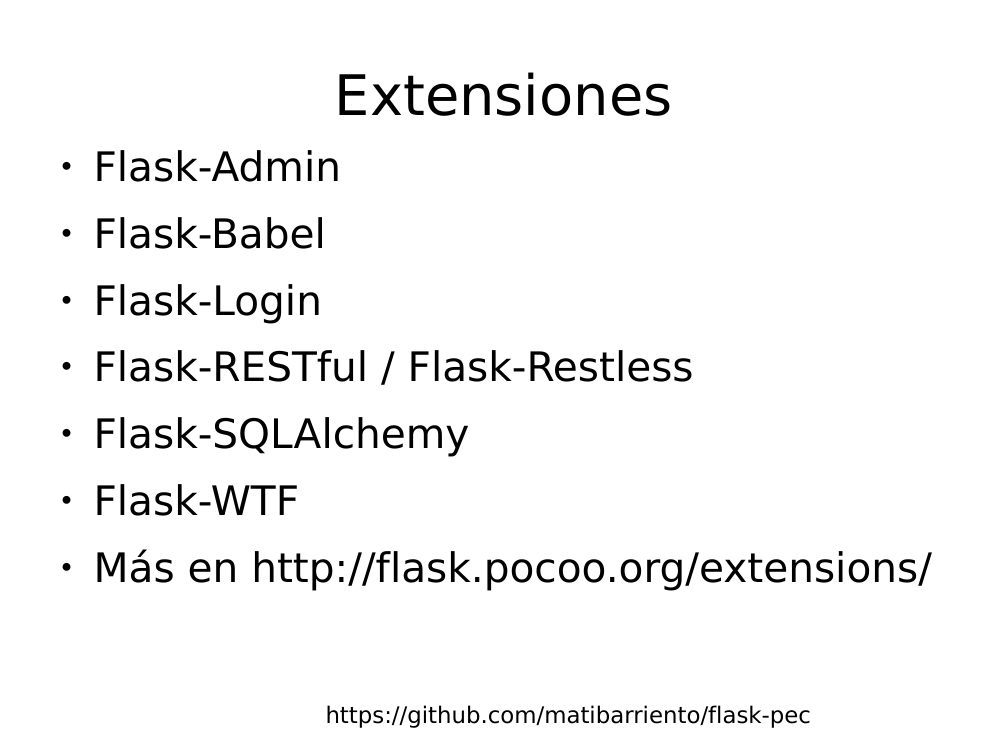
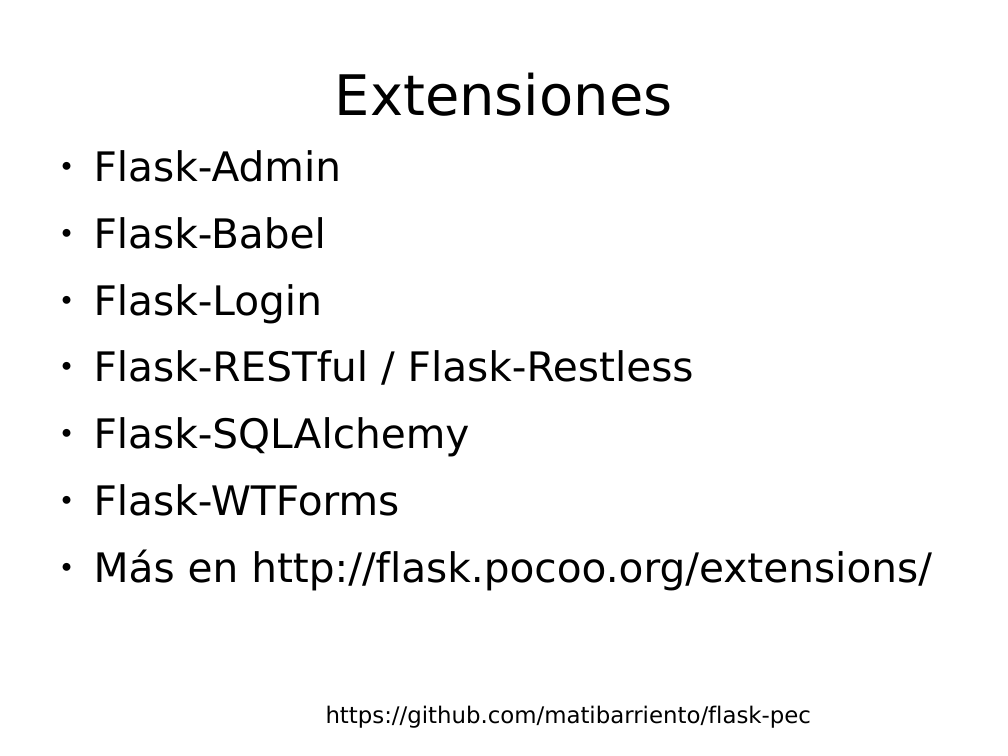
Before and after one commit to matibarriento/flask-pec, a slide deck: slide 8 of flaskpec.odp (slide 13 before the commit). Drawn at 1008x756 pixels with LibreOffice and Linux fonts; fonts in the diff are those of the drawing; background and template pictures are left out. Boxes give left, top, right and bottom in pixels: in the first picture for what was removed or moved away, otherwise in the second. Text is boxed around its words. In the diff, an @@ line names an element or a change of style, - is before the commit and + after.

```diff
--- a/flaskpec.odp
+++ b/flaskpec.odp
@@ text at box(94, 484, 400, 516): text changed @@
-● Flask-WTF
+● Flask-WTForms
```
Also in this commit, not shown: 4 other slides changed, 4 slides added, 8 slides removed, 1 other file.
